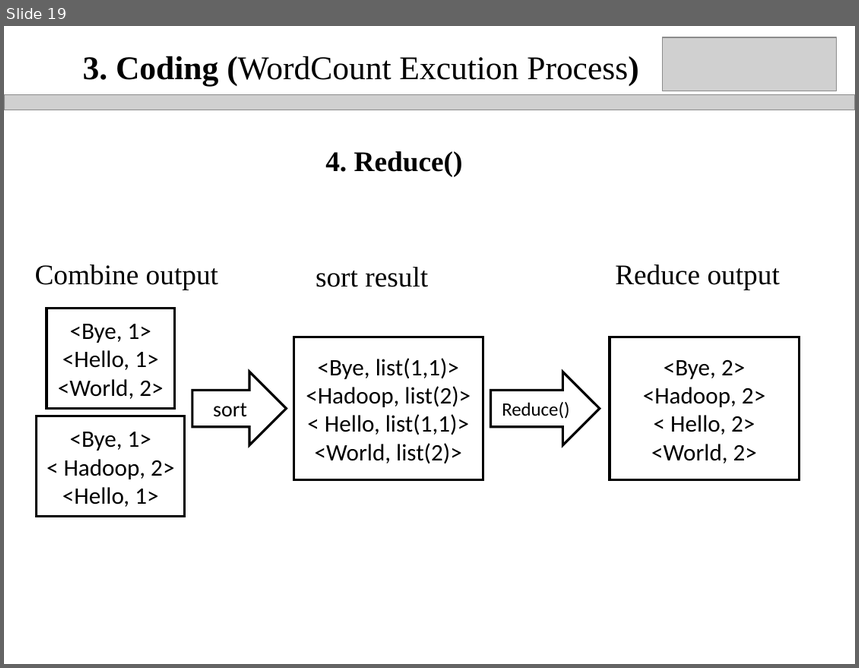
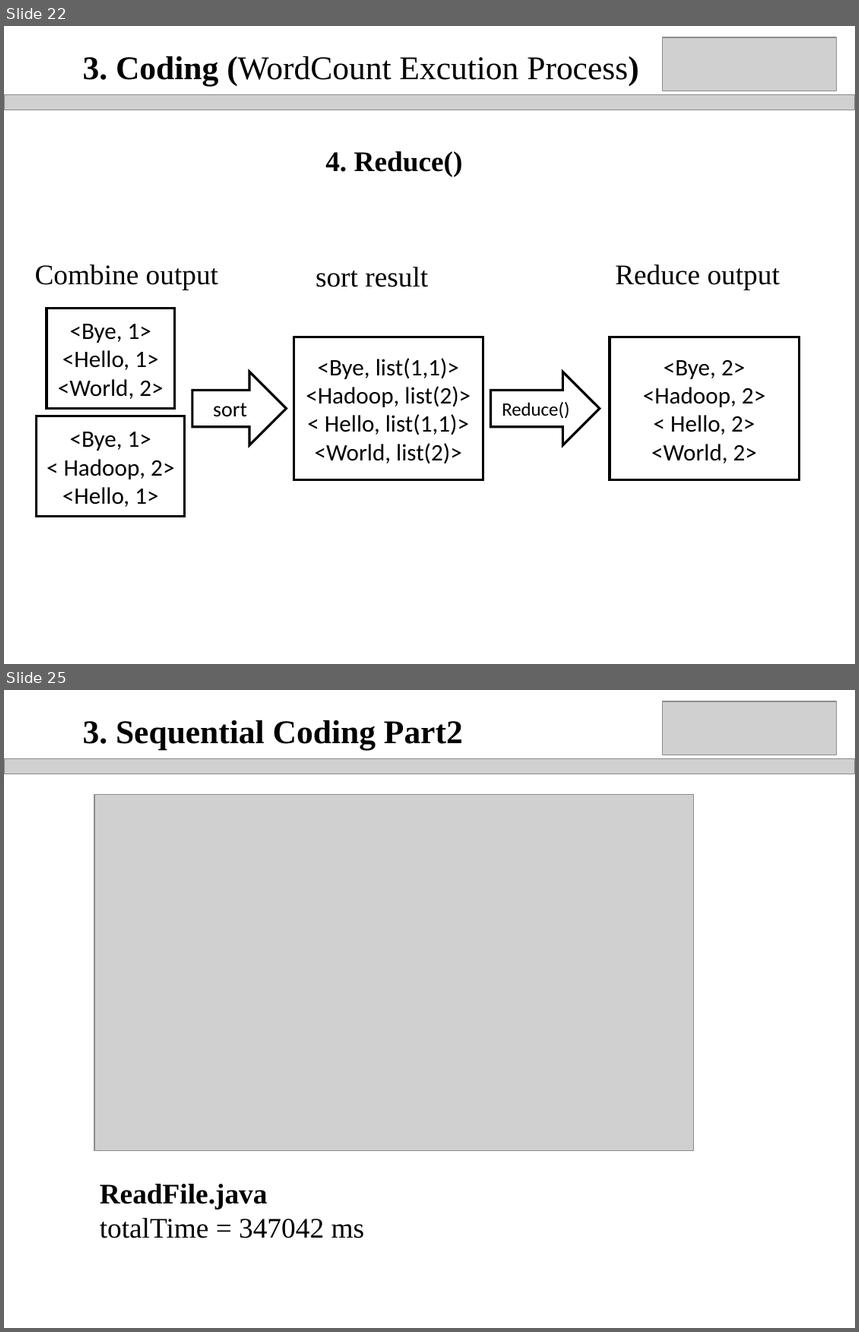
Before and after one commit to qianmai/qianmai.github.io, a slide deck: public/Final Presentation_QianMai.ppt. Shown one above the other, each under a label of ours: slide 19 before the commit, slides 22 and 25 after it; the slides between them are not shown. The pictures are 859x668 and 859x1332 pixels, drawn with LibreOffice and Linux fonts; fonts in the diff are those of the drawing; grey boxes stand for pictures; background and template pictures are left out. Boxes give left, top, right and bottom in pixels: in the first picture for what was removed or moved away, otherwise in the second. Text is boxed around its words. In the diff, an @@ line names an element or a change of style, - is before the commit and + after.

```diff
--- a/public/Final Presentation_QianMai.ppt
+++ b/public/Final Presentation_QianMai.ppt
@@ slide 25 added at <box>4,690,855,1328</box>, background picture (left out) @@
@@ picture added at <box>662,701,836,755</box> @@
@@ text added at <box>83,720,463,750</box>, 28 pt, text #000000, bold @@
+3. Sequential Coding Part2
@@ picture added at <box>4,759,855,774</box> @@
@@ picture added at <box>94,795,693,1151</box> @@
@@ text added at <box>100,1184,365,1239</box>, 24 pt, text #000000 @@
+ReadFile.java
+totalTime = 347042 ms
@@ what was slide 19 is now slide 22 @@
```
Also in this commit, not shown: 4 slides changed, 3 other slides added.
